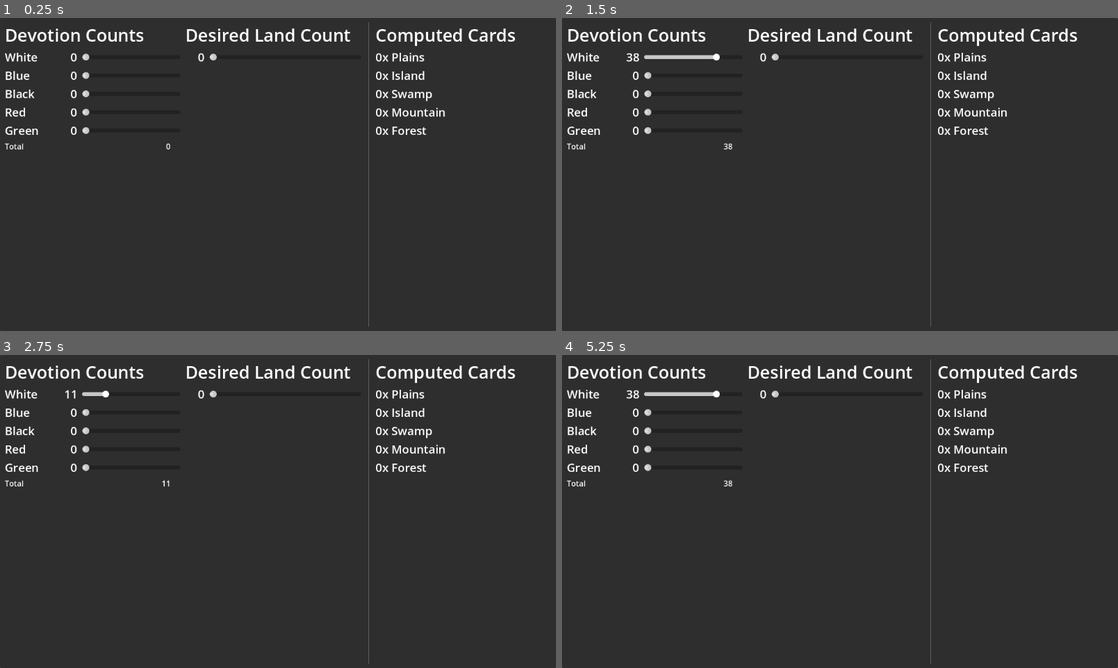
Above: before the commit, frames 1-4 (two rows, left to right).
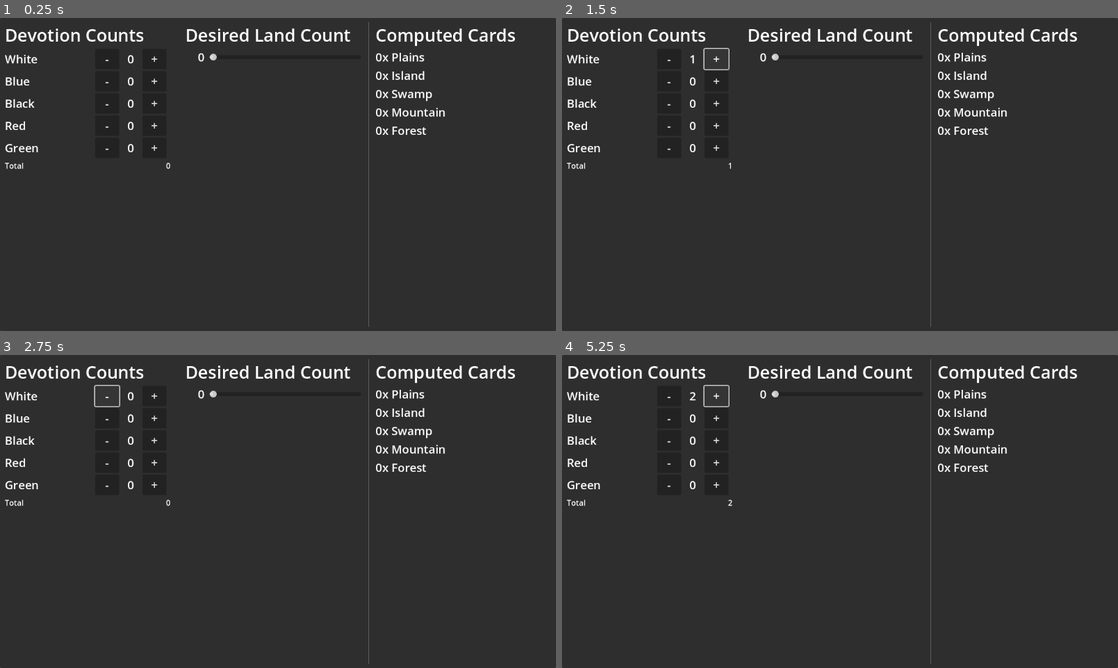
Above: after the commit, the same moments.

Repository: phrasmotica/mtg-helper
Game: Godot game, scene res://scenes/land_calculator.tscn
Same seed, same stepped clock (60 frames per second), same inputs: the game is played once before the commit and once after it.
Inputs (mouse positions are in pixels of both pictures, inside the frame that each line leads up to):
- Up to frame 1 (0.25 s): no input
- Up to frame 2 (1.5 s): click (667, 58) at 0.5 s, where only the run after the commit has a clickable "-"; click (717, 58) at 1.25 s, where only the run after the commit has a clickable "+"
- Up to frame 3 (2.75 s): click (105, 395) at 2 s, where only the run after the commit has a clickable "-"
- Up to frame 4 (5.25 s): click (717, 395) at 2.75 s, where only the run after the commit has a clickable "+"; click (667, 395) at 3.5 s, where only the run after the commit has a clickable "-"; click (717, 395) at 4.25 s, where only the run after the commit has a clickable "+"; tap Enter at 5 s

The runs differ from the first frame. In frame 1, 1.1% of the frame differs, in the area x 0-31%, y 11-49%; in frame 2, 1.3%; in frame 3, 1.2%; in frame 4, 1.3%, in the area x 0-31%, y 9-49%.

Commit message:
Use custom spin box for devotion inputs

Diff:
--- /dev/null
+++ b/scenes/button_spinner.tscn
@@ -0,0 +1,32 @@
+[gd_scene load_steps=2 format=3 uid="uid://bo8ppyfh8pltu"]
+
+[ext_resource type="Script" path="res://scripts/button_spinner.gd" id="1_xdkxr"]
+
+[node name="ButtonSpinner" type="HBoxContainer"]
+size_flags_horizontal = 3
+script = ExtResource("1_xdkxr")
+
+[node name="MinusButton" type="Button" parent="."]
+unique_name_in_owner = true
+custom_minimum_size = Vector2(50, 0)
+layout_mode = 2
+theme_override_font_sizes/font_size = 24
+text = "-"
+
+[node name="AmountLabel" type="Label" parent="."]
+unique_name_in_owner = true
+custom_minimum_size = Vector2(40, 2.08165e-12)
+layout_mode = 2
+theme_override_font_sizes/font_size = 24
+text = "0"
+horizontal_alignment = 1
+
+[node name="PlusButton" type="Button" parent="."]
+unique_name_in_owner = true
+custom_minimum_size = Vector2(50, 0)
+layout_mode = 2
+theme_override_font_sizes/font_size = 24
+text = "+"
+
+[connection signal="pressed" from="MinusButton" to="." method="_on_minus_button_pressed"]
+[connection signal="pressed" from="PlusButton" to="." method="_on_plus_button_pressed"]
--- a/scenes/devotion_spin_box.tscn
+++ b/scenes/devotion_spin_box.tscn
@@ -1,6 +1,7 @@
-[gd_scene load_steps=2 format=3 uid="uid://crx0d3l4dascf"]
+[gd_scene load_steps=3 format=3 uid="uid://crx0d3l4dascf"]
 
 [ext_resource type="Script" path="res://scripts/devotion_spin_box.gd" id="1_qnjul"]
+[ext_resource type="PackedScene" uid="uid://bo8ppyfh8pltu" path="res://scenes/button_spinner.tscn" id="2_j4y6m"]
 
 [node name="DevotionSpinBox" type="HBoxContainer"]
 custom_minimum_size = Vector2(300, 2.08165e-12)
@@ -13,32 +14,11 @@
 unique_name_in_owner = true
 custom_minimum_size = Vector2(100, 2.08165e-12)
 layout_mode = 2
+size_flags_horizontal = 3
 theme_override_font_sizes/font_size = 24
 text = "Red"
 
-[node name="SpinBox" type="SpinBox" parent="."]
-unique_name_in_owner = true
-visible = false
-custom_minimum_size = Vector2(100, 0)
+[node name="ButtonSpinner" parent="." instance=ExtResource("2_j4y6m")]
 layout_mode = 2
-max_value = 50.0
-alignment = 2
 
-[node name="AmountLabel" type="Label" parent="."]
-unique_name_in_owner = true
-custom_minimum_size = Vector2(40, 2.08165e-12)
-layout_mode = 2
-theme_override_font_sizes/font_size = 24
-text = "0"
-horizontal_alignment = 2
-
-[node name="HSlider" type="HSlider" parent="."]
-unique_name_in_owner = true
-custom_minimum_size = Vector2(100, 2.08165e-12)
-layout_mode = 2
-size_flags_horizontal = 3
-size_flags_vertical = 1
-max_value = 50.0
-
-[connection signal="value_changed" from="SpinBox" to="." method="_on_spin_box_value_changed"]
-[connection signal="value_changed" from="HSlider" to="." method="_on_h_slider_value_changed"]
+[connection signal="amount_changed" from="ButtonSpinner" to="." method="_on_button_spinner_amount_changed"]
--- /dev/null
+++ b/scripts/button_spinner.gd
@@ -0,0 +1,29 @@
+@tool
+extends HBoxContainer
+
+@export
+var maximum: int = 50
+
+@onready
+var amount_label: Label = %AmountLabel
+
+var amount: int = 0:
+	set(value):
+		var new_value = clampi(value, 0, maximum)
+		if amount == new_value:
+			return
+
+		amount = new_value
+
+		if amount_label:
+			amount_label.text = str(amount)
+
+		amount_changed.emit(amount)
+
+signal amount_changed(amount: int)
+
+func _on_minus_button_pressed():
+	amount -= 1
+
+func _on_plus_button_pressed():
+	amount += 1
--- a/scripts/devotion_spin_box.gd
+++ b/scripts/devotion_spin_box.gd
@@ -14,16 +14,6 @@
 @onready
 var label: Label = %Label
 
-@onready
-var spin_box: SpinBox = %SpinBox
-
-@onready
-var amount_label: Label = %AmountLabel
-
-# TODO: use the appropriate mana pip as the slider handle icon
-@onready
-var slider: Slider = %HSlider
-
 signal amount_changed(mana_key: String, amount: int)
 
 func _ready():
@@ -33,10 +23,5 @@
 	if label:
 		label.text = text
 
-func _on_spin_box_value_changed(value: float):
-	amount_changed.emit(mana_key, int(value))
-
-func _on_h_slider_value_changed(value: float):
-	amount_label.text = str(int(value))
-
-	amount_changed.emit(mana_key, int(value))
+func _on_button_spinner_amount_changed(amount: int):
+	amount_changed.emit(mana_key, amount)
